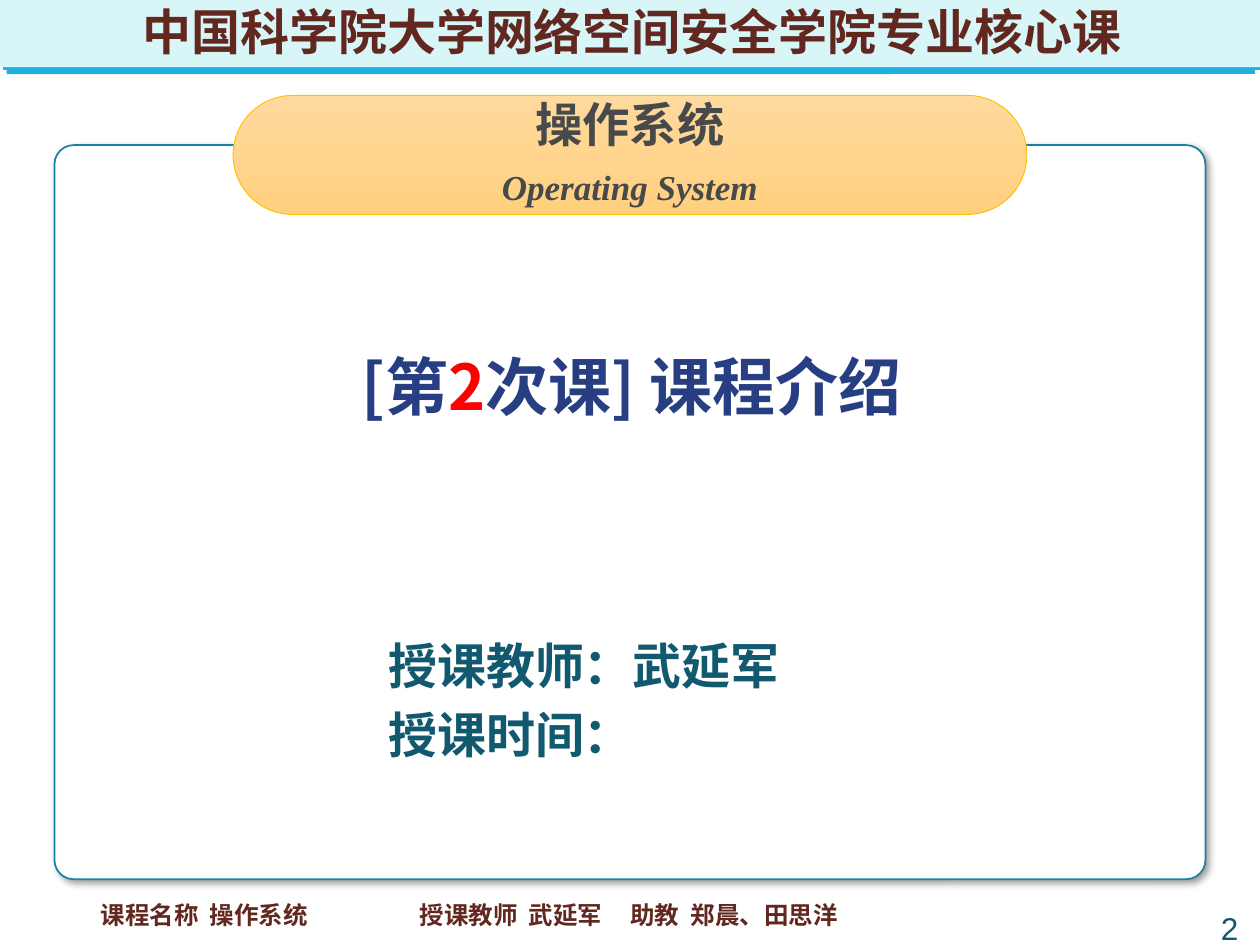
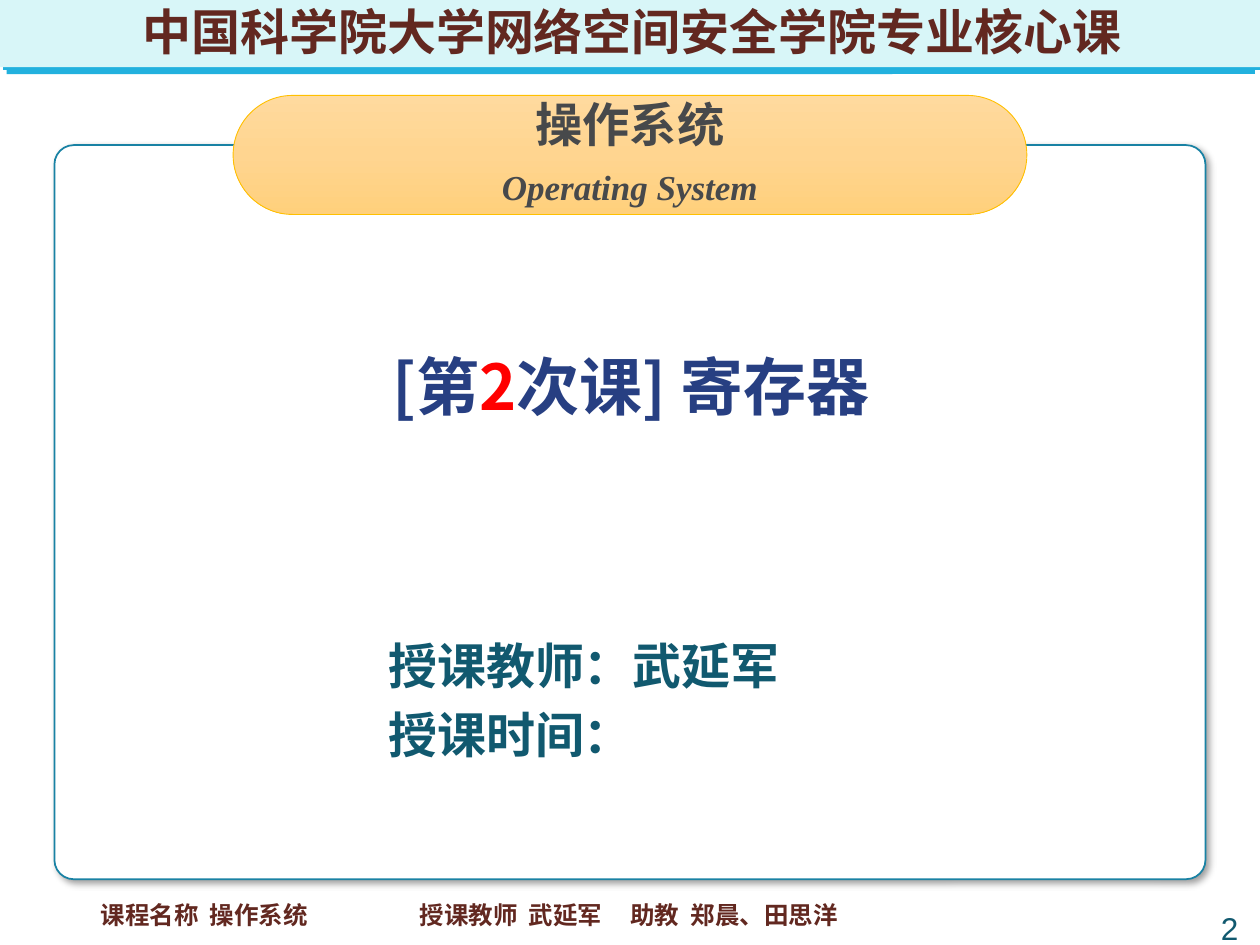
Before and after one commit to SoaringAnecdotalBear/temp-repo, a slide deck: slide 2 of 2.pptx. Drawn at 1260x945 pixels with LibreOffice and Linux fonts; fonts in the diff are those of the drawing. Boxes give left, top, right and bottom in pixels: in the first picture for what was removed or moved away, otherwise in the second. Text is boxed around its words. In the diff, an @@ line names an element or a change of style, - is before the commit and + after.

```diff
--- a/2.pptx
+++ b/2.pptx
@@ text at bbox=[393, 356, 870, 421]: text changed @@
-[第2次课] 课程介绍
+[第2次课] 寄存器
```
Also in this commit, not shown: 21 other files.
